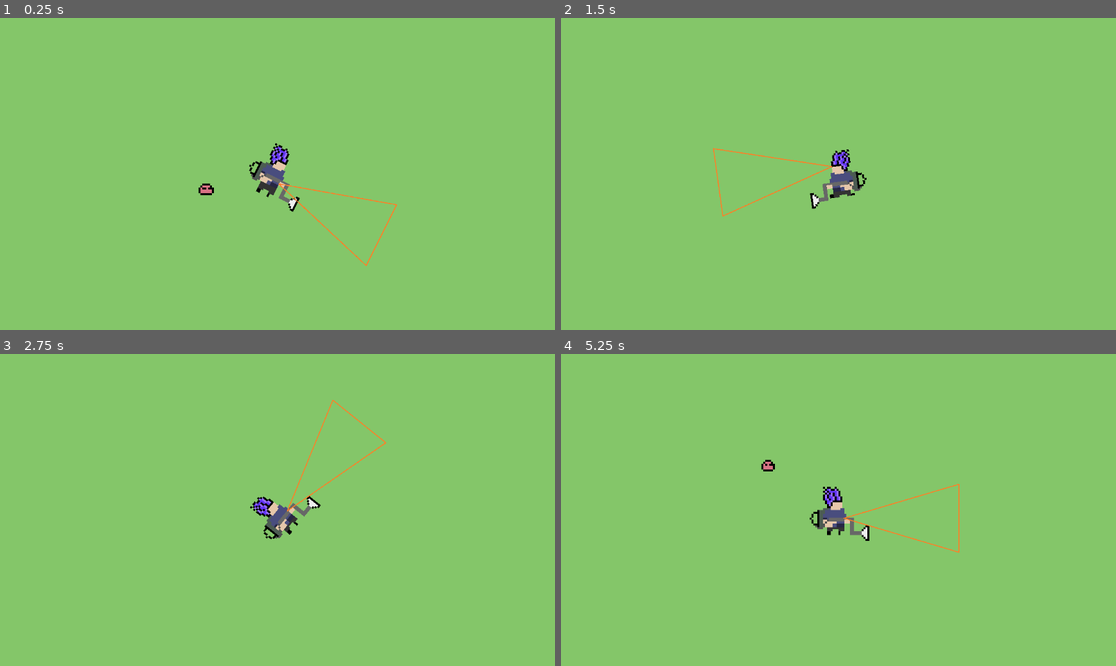
Above: before the commit, frames 1-4 (two rows, left to right).
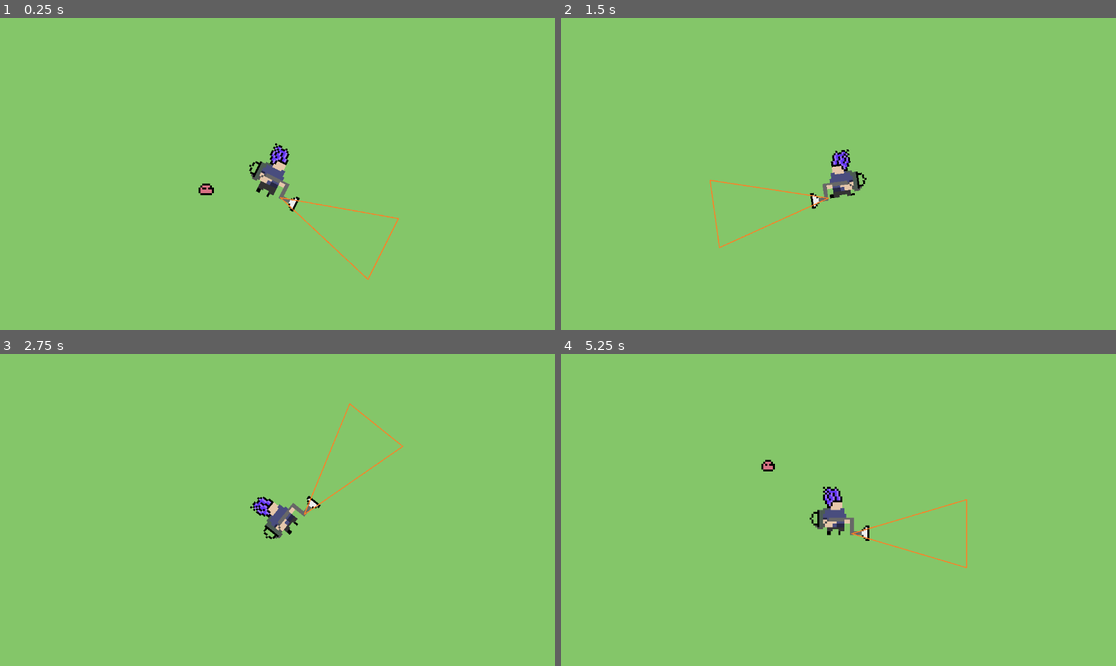
Above: after the commit, the same moments.

Repository: VMormoris/tinycreatures
Game: Godot game, scene res://Scenes/MainScene.tscn
The game is run twice, just before and just after one commit, with the same random seed, the same clock (stepped at 60 frames per second) and the same inputs.
Inputs (mouse positions are in pixels of both pictures, inside the frame that each line leads up to):
- Up to frame 1 (0.25 s): no input
- Up to frame 2 (1.5 s): move the mouse to (960, 158) at 0.52 s; press the mouse at (960, 158) at 0.53 s; hold D (Right) 0.53-1.28 s; move the mouse to (727, 189) at 1.27 s; release the mouse at (727, 189) at 1.28 s; hold S (Down) from 1.28 s (still down); click (727, 189) at 1.35 s
- Up to frame 3 (2.75 s): move the mouse to (333, 441) at 2.02 s; release S (Down) at 2.03 s; press the mouse at (333, 441) at 2.03 s; hold D (Right) from 2.03 s (still down)
- Up to frame 4 (5.25 s): move the mouse to (810, 572) at 2.77 s; release D (Right) at 2.78 s; release the mouse at (810, 572) at 2.78 s; hold W (Up) 2.78-3.53 s; click (810, 572) at 2.85 s; move the mouse to (1005, 556) at 3.52 s; press the mouse at (1005, 556) at 3.53 s; hold A (Left) 3.53-5.03 s; move the mouse to (672, 463) at 4.27 s; release the mouse at (672, 463) at 4.28 s; click (672, 463) at 4.35 s; move the mouse to (866, 510) at 5.02 s; press the mouse at (866, 510) at 5.03 s; hold S (Down) from 5.03 s (still down)

The runs differ from the first frame. In frame 1, 0.5% of the frame differs, in the area x 50-72%, y 53-84%; in frame 2, 0.5%; in frame 3, 0.5%; in frame 4, 0.5%.

Commit message:
Merging...

Diff:
--- a/Nodes/Player.tscn
+++ b/Nodes/Player.tscn
@@ -1,10 +1,11 @@
-[gd_scene load_steps=17 format=3 uid="uid://cjhgksjbc0fuu"]
+[gd_scene load_steps=18 format=3 uid="uid://cjhgksjbc0fuu"]
 
 [ext_resource type="Script" path="res://Scripts/PlayerController.gd" id="1_pwwfk"]
 [ext_resource type="Texture2D" uid="uid://dyb2rkfol5mk8" path="res://Assets/Sprites/Senku.png" id="2_0aayb"]
 [ext_resource type="Texture2D" uid="uid://dh1cls78oxbjc" path="res://Assets/Sprites/Triangle.png" id="3_eccgw"]
 [ext_resource type="Script" path="res://Scripts/BackpackController.gd" id="4_3n0o5"]
 [ext_resource type="Texture2D" uid="uid://chjd3qkye5xwq" path="res://Assets/Sprites/WhitePixel.png" id="4_l280c"]
+[ext_resource type="Script" path="res://Scripts/SuckingAreaController.gd" id="4_p1w20"]
 
 [sub_resource type="AtlasTexture" id="AtlasTexture_v7xne"]
 atlas = ExtResource("2_0aayb")
@@ -89,25 +90,12 @@
 
 [node name="Player" type="CharacterBody2D" node_paths=PackedStringArray("range")]
 script = ExtResource("1_pwwfk")
-range = NodePath("Sprite2D/Vacuum")
+range = NodePath("VacumPivot/Sprite2D/Vacuum")
 
 [node name="AnimatedSprite2D" type="AnimatedSprite2D" parent="."]
 sprite_frames = SubResource("SpriteFrames_rrr48")
 animation = &"Idle"
 autoplay = "Running"
-
-[node name="Sprite2D" type="Sprite2D" parent="."]
-position = Vector2(28, 3)
-rotation = -1.5708
-scale = Vector2(0.1, 0.1)
-texture = ExtResource("3_eccgw")
-
-[node name="Vacuum" type="Area2D" parent="Sprite2D"]
-collision_layer = 2
-collision_mask = 2
-
-[node name="CollisionPolygon2D" type="CollisionPolygon2D" parent="Sprite2D/Vacuum"]
-polygon = PackedVector2Array(-12.5, -250, 162.5, 344, -187.5, 344)
 
 [node name="Backpack" type="Node2D" parent="."]
 script = ExtResource("4_3n0o5")
@@ -185,6 +173,21 @@
 scale = Vector2(0.7, 0.7)
 shape = SubResource("CircleShape2D_m6ge3")
 
-[connection signal="area_entered" from="Sprite2D/Vacuum" to="." method="_on_area_2d_area_entered"]
-[connection signal="area_exited" from="Sprite2D/Vacuum" to="." method="_on_area_2d_area_exited"]
+[node name="VacumPivot" type="Node2D" parent="."]
+script = ExtResource("4_p1w20")
+
+[node name="Sprite2D" type="Sprite2D" parent="VacumPivot"]
+rotation = -1.5708
+scale = Vector2(0.1, 0.1)
+texture = ExtResource("3_eccgw")
+
+[node name="Vacuum" type="Area2D" parent="VacumPivot/Sprite2D"]
+collision_layer = 2
+collision_mask = 2
+
+[node name="CollisionPolygon2D" type="CollisionPolygon2D" parent="VacumPivot/Sprite2D/Vacuum"]
+polygon = PackedVector2Array(-12.5, -250, 162.5, 344, -187.5, 344)
+
 [connection signal="area_shape_entered" from="Hitbox" to="." method="_on_hitbox_area_shape_entered"]
+[connection signal="area_entered" from="VacumPivot/Sprite2D/Vacuum" to="." method="_on_area_2d_area_entered"]
+[connection signal="area_exited" from="VacumPivot/Sprite2D/Vacuum" to="." method="_on_area_2d_area_exited"]
--- a/Scenes/test.tscn
+++ b/Scenes/test.tscn
@@ -4,7 +4,7 @@
 [ext_resource type="Script" path="res://Scripts/GameManager.gd" id="1_u1rcp"]
 [ext_resource type="PackedScene" uid="uid://bk2148vs0iis6" path="res://Nodes/Enemy.tscn" id="2_21i01"]
 [ext_resource type="PackedScene" uid="uid://cjhgksjbc0fuu" path="res://Nodes/Player.tscn" id="3_ijue1"]
-[ext_resource type="Script" path="res://Scenes/camera_controller.gd" id="3_xnd8x"]
+[ext_resource type="Script" path="res://Scripts/CameraController.gd" id="4_en7fd"]
 
 [node name="Test" type="Node2D"]
 script = ExtResource("1_u1rcp")
@@ -18,7 +18,7 @@
 
 [node name="Camera2D" type="Camera2D" parent="."]
 zoom = Vector2(4, 4)
-script = ExtResource("3_xnd8x")
+script = ExtResource("4_en7fd")
 
 [node name="Player" parent="." instance=ExtResource("3_ijue1")]
 unique_name_in_owner = true
--- /dev/null
+++ b/Scripts/SuckingAreaController.gd
@@ -0,0 +1,27 @@
+extends Node2D
+
+@onready var player: PlayerController = $".."
+const BASE_PIVOT: Vector2 = Vector2(32, 11)
+const FLIP_BASE_PIVOT: Vector2 = Vector2(32, -13)
+
+# Called every frame. 'delta' is the elapsed time since the previous frame.
+func _process(delta: float) -> void:
+	fake_animation()
+
+func fake_animation() -> void:
+	pass
+	if player.velocity == Vector2.ZERO:
+		fake_idle_animation()
+	else:
+		fake_running_animation()
+
+func fake_idle_animation() -> void:
+	position = FLIP_BASE_PIVOT if player.sr.flip_v else BASE_PIVOT
+	match player.sr.frame:
+		1, 4:
+			position.y += 1 if player.sr.flip_v else -1
+		2, 3:
+			position.y += 2 if player.sr.flip_v else -2
+
+func fake_running_animation() -> void:
+	position = FLIP_BASE_PIVOT if player.sr.flip_v else BASE_PIVOT
Renamed: Scenes/camera_controller.gd -> Scripts/CameraController.gd
